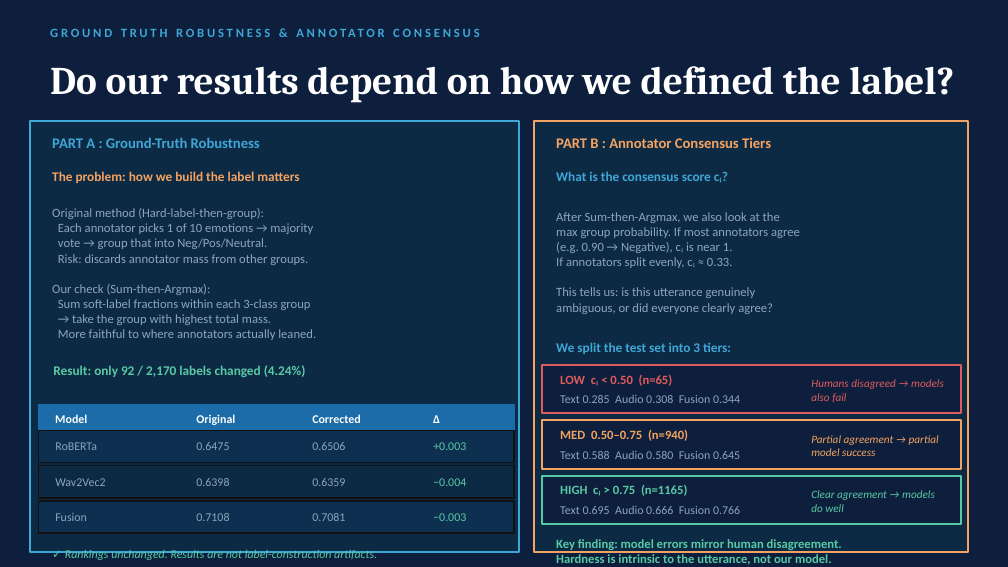
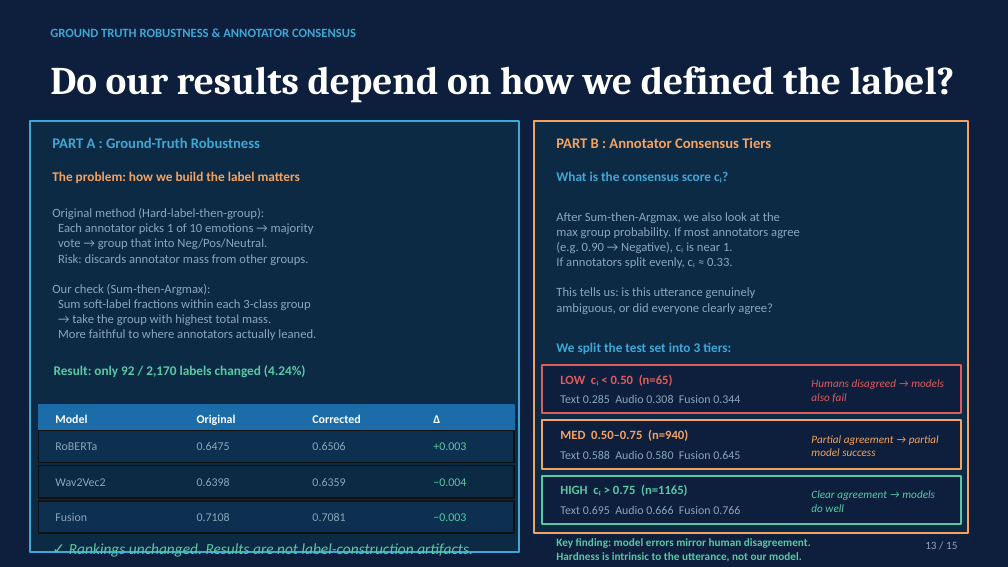
Before and after one commit to almahova/iemocap-proj, a slide deck: slide 13 of docs/Presentation.pptx. Drawn at 1008x567 pixels with LibreOffice and Linux fonts; fonts in the diff are those of the drawing. Boxes give left, top, right and bottom in pixels: in the first picture for what was removed or moved away, otherwise in the second. Text is boxed around its words. In the diff, an @@ line names an element or a change of style, - is before the commit and + after.

```diff
--- a/docs/Presentation.pptx
+++ b/docs/Presentation.pptx
@@ text "GROUND TRUTH ROBUSTNESS & ANNOTATOR ..." at [50, 29, 356, 37]: letter spacing 2 to 0 pt @@
@@ rectangle: place and size @@
-rectangle at [534, 121, 968, 552]
+rectangle at [534, 121, 968, 533]
@@ text "IEMOCAP Emotion Recognition · Bar-Ilan ..." rewrapped from [50, 550, 355, 553] to [50, 543, 330, 553] @@
@@ text "✓ Rankings unchanged. Results are ...": place and size @@
-text "✓ Rankings unchanged. Results are ..." at [65, 550, 377, 560]
+text "✓ Rankings unchanged. Results are ..." at [69, 543, 473, 557]
@@ text "✓ Rankings unchanged. Results are ..." at [69, 543, 473, 557]: size 8.5 to 11 pt @@
@@ text "Key finding: model errors mirror ..." at [556, 538, 811, 562]: size 9 to 8 pt @@
@@ text "13 / 15" rewrapped from [925, 551, 957, 553] to [925, 542, 957, 549] @@
```
Also in this commit, not shown: 15 other slides changed.
